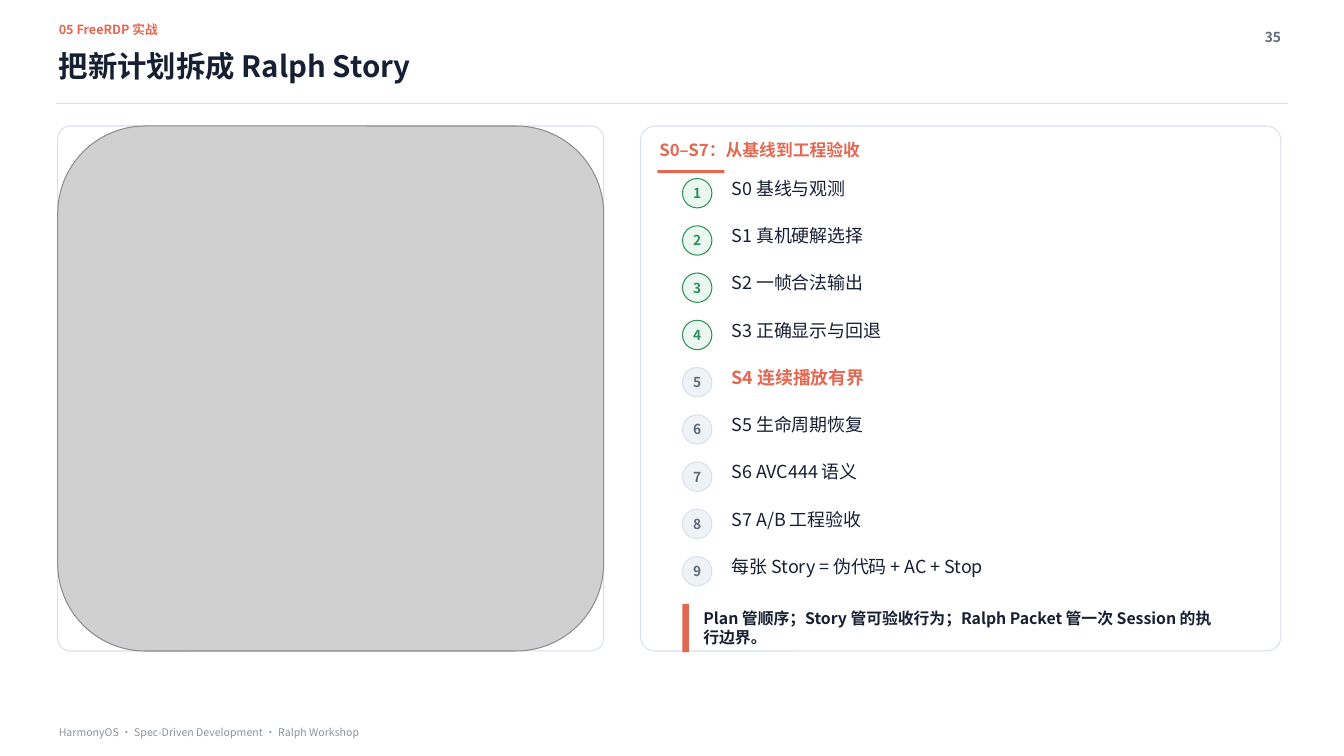
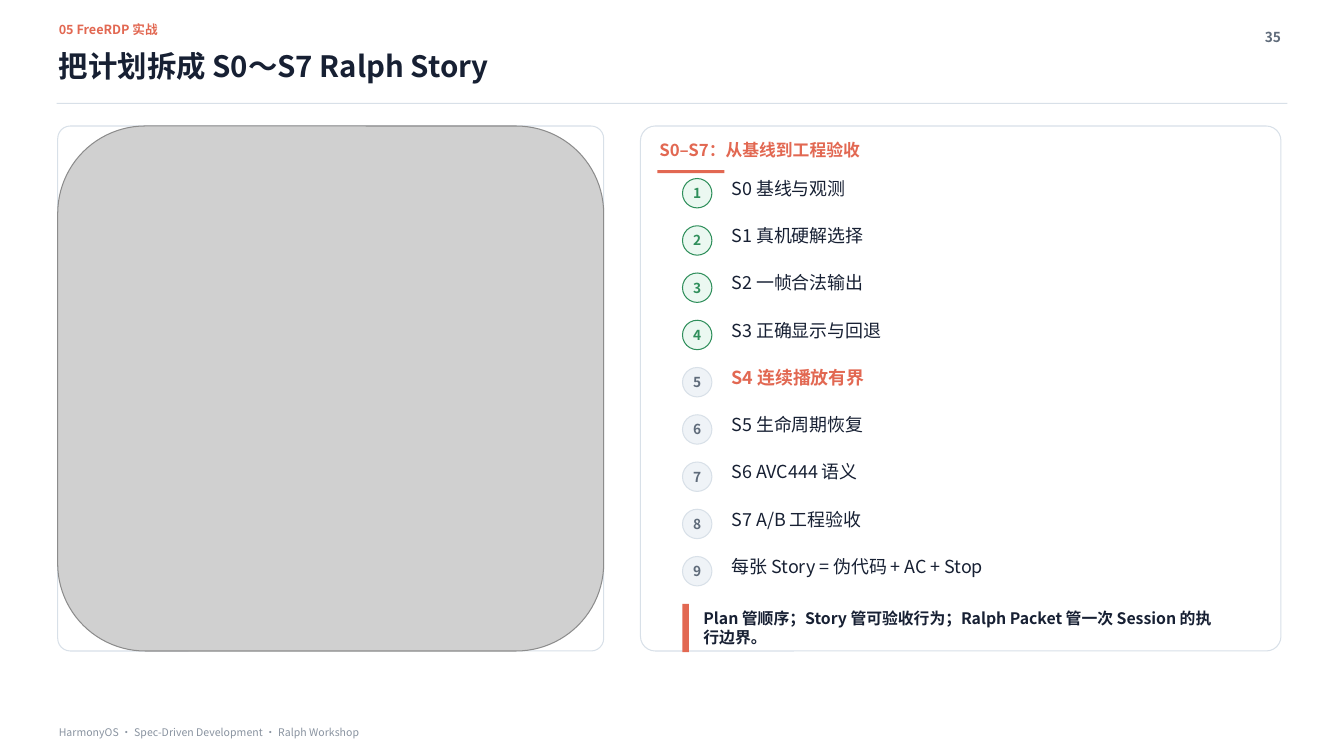
Before and after one commit to xiaomu120413/harmonyos-sdd-ralph-workshop, a slide deck: slide 35 of deliverables/HarmonyOS_SDD_Ralph_Workshop_MDM证据增强版.pptx. Drawn at 1344x756 pixels with LibreOffice and Linux fonts; fonts in the diff are those of the drawing; grey boxes stand for pictures. Boxes give left, top, right and bottom in pixels: in the first picture for what was removed or moved away, otherwise in the second. Text is boxed around its words. In the diff, an @@ line names an element or a change of style, - is before the commit and + after.

```diff
--- a/deliverables/HarmonyOS_SDD_Ralph_Workshop_MDM证据增强版.pptx
+++ b/deliverables/HarmonyOS_SDD_Ralph_Workshop_MDM证据增强版.pptx
@@ text at bbox=[59, 52, 489, 84]: text changed @@
-把新计划拆成 Ralph Story
+把计划拆成 S0～S7 Ralph Story
```
Also in this commit, not shown: 9 other slides changed, 1 slide added, 1 slide removed, 8 other files.
